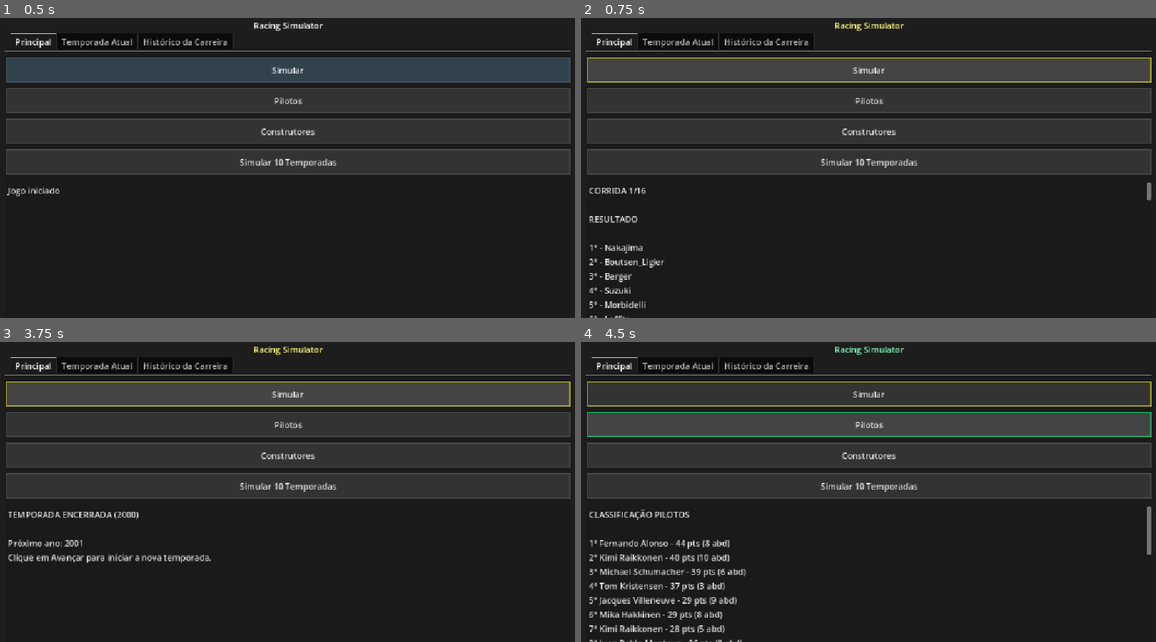
Above: before the commit, frames 1-4 (two rows, left to right).
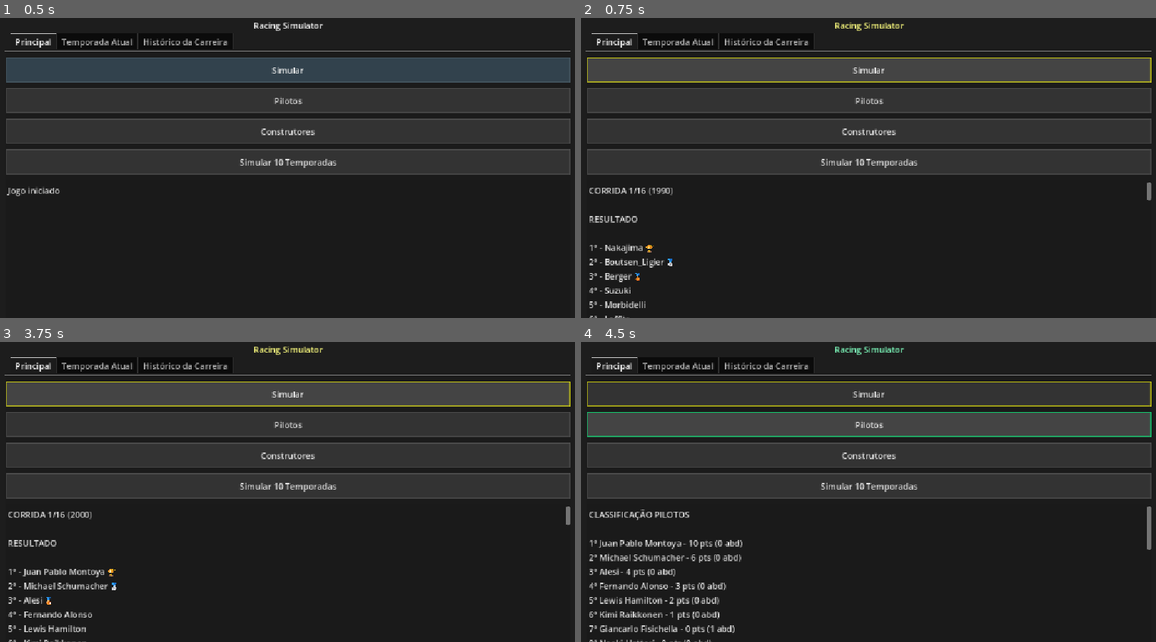
Above: after the commit, the same moments.

Repository: daniloadventista/gui-racing-manager
Game: Godot game, scene res://test.tscn
Same seed, same stepped clock (60 frames per second), same inputs: the game is played once before the commit and once after it.
Inputs:
- Up to frame 1 (0.5 s): no input
- Up to frame 2 (0.75 s): click "Simular" at 0.5 s
- Up to frame 3 (3.75 s): click "Pilotos" at 1.25 s; click "Construtores" at 2 s; click "Simular 10 Temporadas" at 2.75 s; click "Simular" at 3.5 s
- Up to frame 4 (4.5 s): click "Pilotos" at 4.25 s

Frame 1 is identical in both runs. In frame 2, 0.1% of the frame differs, in the area x 9-17%, y 56-88%; in frame 3, 2.0%; in frame 4, 2.5%, in the area x 2-100%, y 65-100%.

Commit message:
Reset season data and update race result formatting with podium emojis

Diff:
--- a/test.gd
+++ b/test.gd
@@ -156,11 +156,12 @@
 
 	label.add_theme_color_override("font_color", Color(1, 1, 0.5))
 
-	var resultado_corrida = []
 	if corrida_atual > total_corridas:
 		finalizar_temporada()
-		resultado.text = "TEMPORADA ENCERRADA (" + str(ano_atual - 1) + ")\n\nPróximo ano: " + str(ano_atual) + "\nClique em Avançar para iniciar a nova temporada."
+		resultado.text = "NOVA TEMPORADA INICIADA (" + str(ano_atual) + ")\n\nClique novamente em Simular para correr o GP 1."
 		return
+
+	var resultado_corrida = []
 	for piloto in pilotos:
 
 		var status = "OK"
@@ -243,32 +244,28 @@
 
 	var texto = ""
 
-	texto += "CORRIDA "
-	texto += str(corrida_atual)
-	texto += "/"
-	texto += str(total_corridas)
+	# Cabeçalho indicando a corrida atual e o ano vigente do campeonato
+	texto += "CORRIDA " + str(corrida_atual) + "/" + str(total_corridas) + " (" + str(ano_atual) + ")"
 	texto += "\n\n"
 
 	texto += "RESULTADO\n\n"
 
-	#resultado
+	# Listagem do resultado da corrida com formatação especial para o pódio
 	for i in range(resultado_corrida.size()):
-
 		var piloto = resultado_corrida[i].ref
 
 		if resultado_corrida[i].status != "OK":
-
-			texto += piloto.nome
-			texto += " - "
-			texto += resultado_corrida[i].status
-			texto += "\n"
-
+			texto += str(i+1) + "º - " + piloto.nome + " - " + resultado_corrida[i].status + "\n"
 		else:
-
-			texto += str(i+1)
-			texto += "º - "
-			texto += piloto.nome
-			texto += "\n"
+			var emoji_podio = ""
+			if i == 0:
+				emoji_podio = " 🏆" # Troféu dourado para o 1º
+			elif i == 1:
+				emoji_podio = " 🥈" # Troféu prateado para o 2º
+			elif i == 2:
+				emoji_podio = " 🥉" # Troféu de bronze para o 3º
+
+			texto += str(i+1) + "º - " + piloto.nome + emoji_podio + "\n"
 
 	texto += "\nCAMPEONATO\n\n"
 
@@ -463,6 +460,31 @@
 	# Evolui os atributos dos jovens que ficaram
 	evoluir_pilotos()
 
+	# --- RESET PARA A NOVA TEMPORADA ---
+	corrida_atual = 1 # Reseta o contador para permitir novas simulações corrida a corrida
+
+	# Limpa os pontos e abandonos dos construtores para o novo ano
+	for equipe in construtores.keys():
+		construtores[equipe]["pontos"] = 0
+		construtores[equipe]["abandonos"] = 0
+		construtores[equipe]["vitorias"] = 0
+		construtores[equipe]["podios"] = 0
+		construtores[equipe]["corridas"] = 0
+
+	# Limpa os pontos e dados temporários dos pilotos que continuam ativos
+	for piloto in pilotos:
+		piloto["pontos"] = 0
+		piloto["abandonos"] = 0
+		piloto["vitorias_seguidas"] = 0
+
+	# Limpa o console do Godot para a nova temporada não poluir o terminal
+	limpar_console_godot()
+
+# Função que limpa o console do editor do Godot 4
+func limpar_console_godot():
+	if OS.is_stdout_verbose() or true:
+		print("\u001b[2J\u001b[H") # Código ANSI para limpar tela e resetar cursor
+
 func adicionar_novato():
 	var candidatos = []
 	for piloto_pool in poolPilotos:
